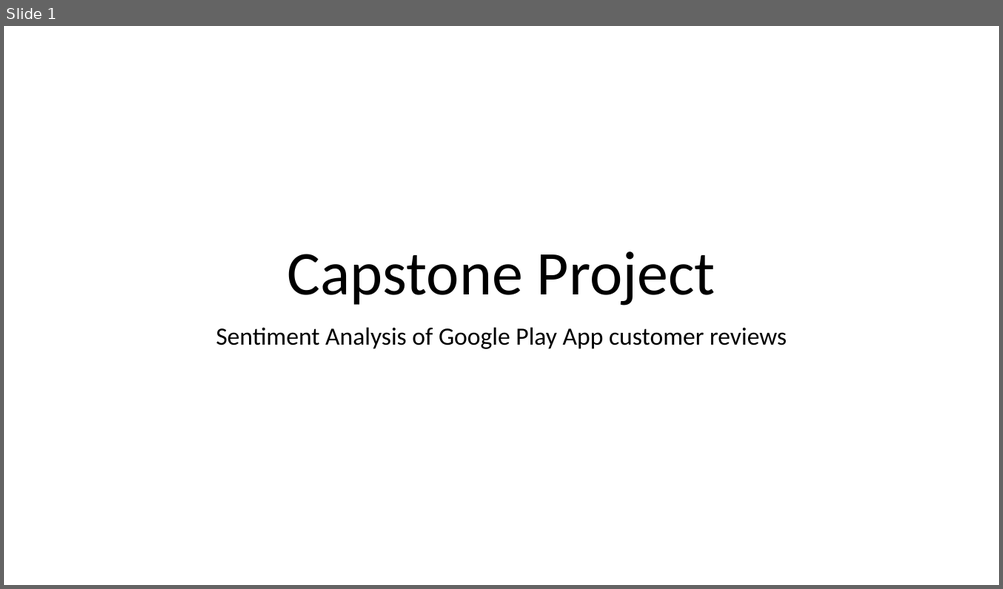
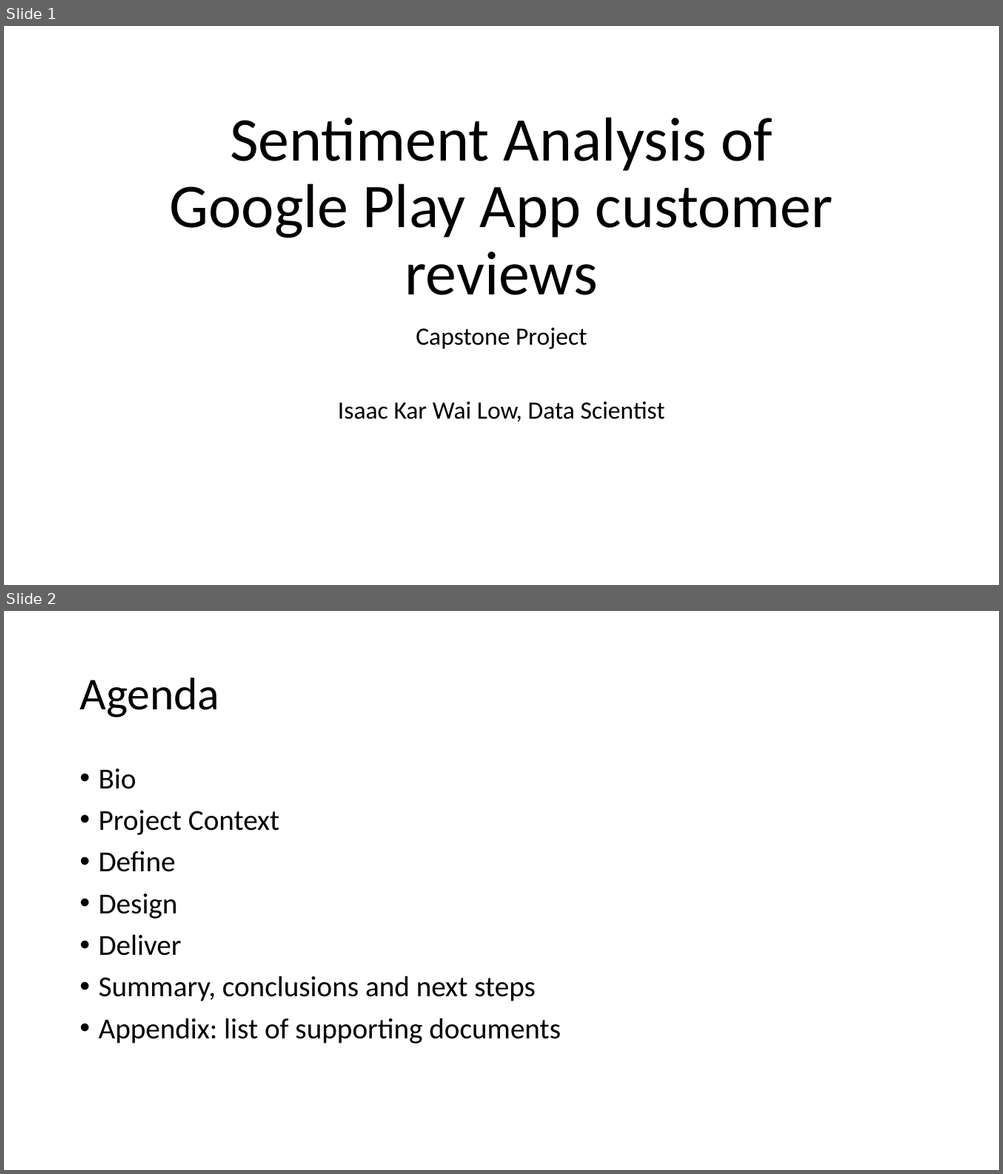
Before and after one commit to isaackarwailow/capstone-project, a slide deck: Capstone Project 2021.pptx. Shown one above the other, each under a label of ours: slide 1 before the commit, slides 1 and 2 after it. The pictures are 1003x589 and 1003x1174 pixels, drawn with LibreOffice and Linux fonts; fonts in the diff are those of the drawing. Boxes give left, top, right and bottom in pixels: in the first picture for what was removed or moved away, otherwise in the second. Text is boxed around its words. In the diff, an @@ line names an element or a change of style, - is before the commit and + after.

```diff
--- a/Capstone Project 2021.pptx
+++ b/Capstone Project 2021.pptx
@@ slide 2 added at (4,611,999,1170), background #FFFFFF @@
@@ title added at (79,678,219,718), 44 pt, text #000000 @@
+Agenda
@@ text added at (99,769,560,1044), 28 pt, text #000000 @@
+• Bio
+• Project Context
+• Define
+• Design
+• Deliver
+• Summary, conclusions and next steps
+• Appendix: list of supporting documents
@@ slide 1 changed as well @@
@@ title at (170,117,833,295): text changed @@
-Capstone Project
+Sentiment Analysis of Google Play App customer reviews
@@ subtitle at (338,328,665,422): text changed @@
-Sentiment Analysis of Google Play App customer reviews
+Capstone Project
+Isaac Kar Wai Low, Data Scientist
```
Also in this commit, not shown: 5 other slides added, 1 slide removed, 2 other files.
